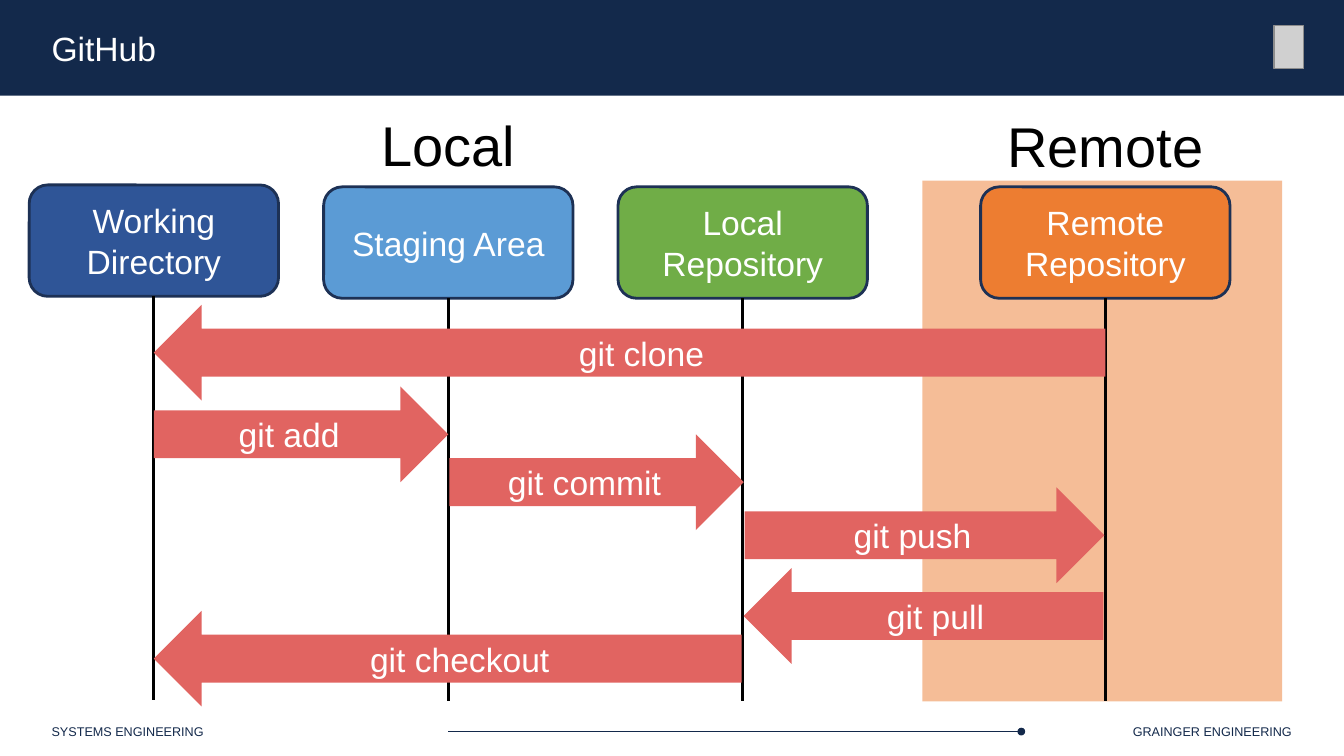
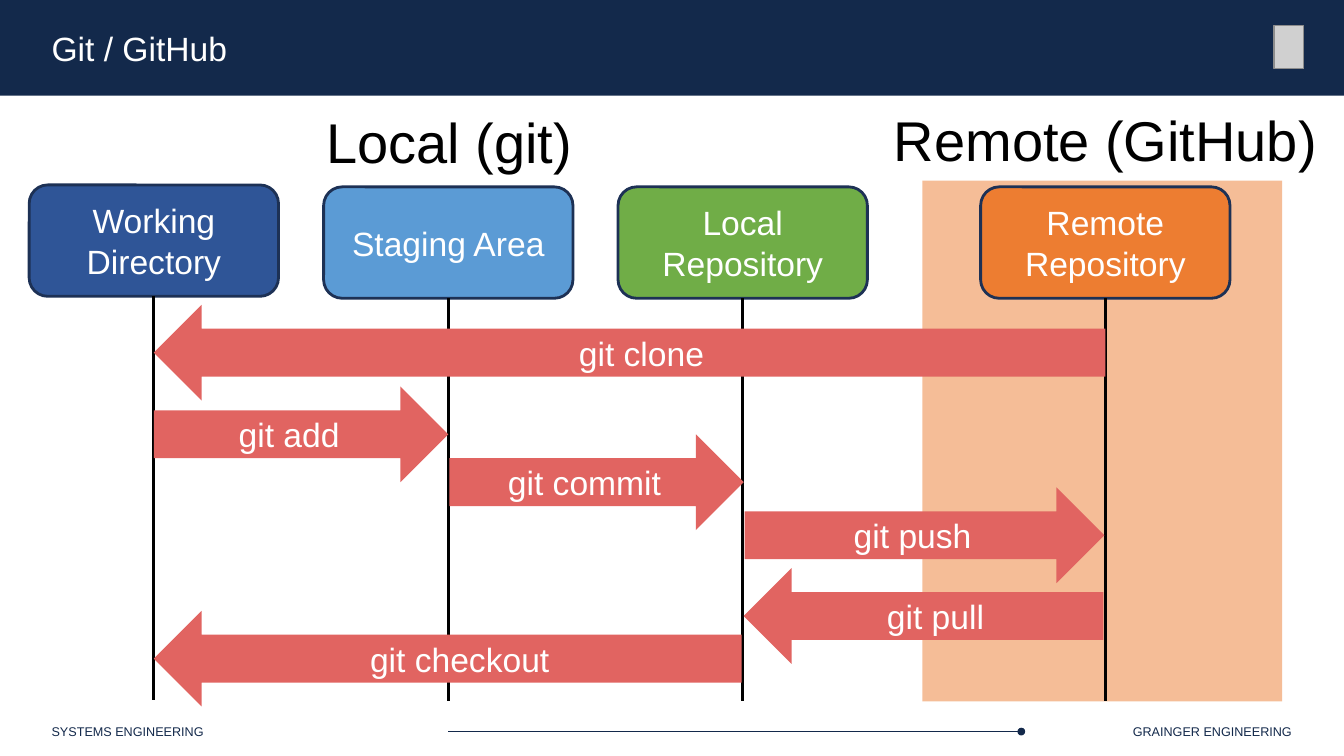
Before and after one commit to Marius-Juston/SE-423---Class-Material, a slide deck: slide 25 of Lectures/Slides/L3.pptx (slide 26 before the commit). Drawn at 1344x756 pixels with LibreOffice and Linux fonts; fonts in the diff are those of the drawing; grey boxes stand for pictures. Boxes give left, top, right and bottom in pixels: in the first picture for what was removed or moved away, otherwise in the second. Text is boxed around its words. In the diff, an @@ line names an element or a change of style, - is before the commit and + after.

```diff
--- a/Lectures/Slides/L3.pptx
+++ b/Lectures/Slides/L3.pptx
@@ text at box(52, 36, 227, 62): text changed @@
-GitHub
+Git / GitHub
@@ text at box(326, 122, 572, 172): text changed @@
-Local
+Local (git)
@@ text at box(894, 120, 1316, 171): text changed @@
-Remote
+Remote (GitHub)
```
Also in this commit, not shown: 4 other slides changed, 1 slide removed.
